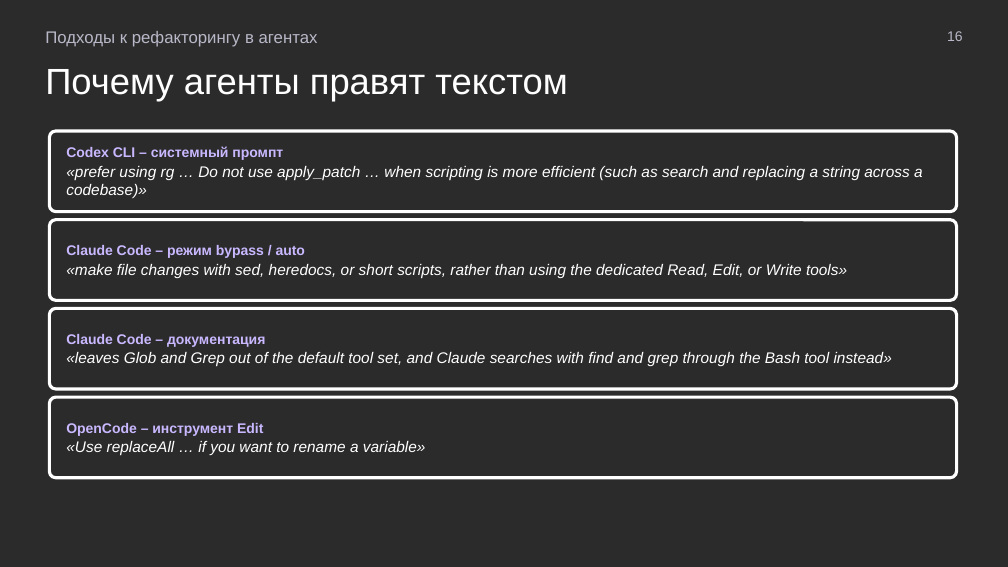
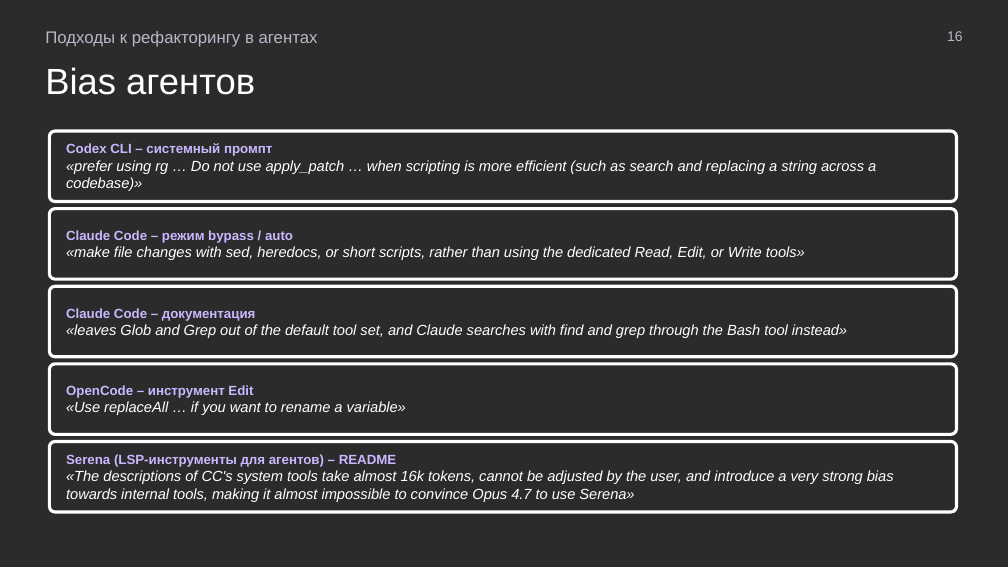
Before and after one commit to MchKosticyn/ide-refactoring-in-ai-agents, a slide deck: slide 16 of Доклад_ Рефакторинг в ИИ-агентах.pptx. Drawn at 1008x567 pixels with LibreOffice and Linux fonts; fonts in the diff are those of the drawing; background and template pictures are left out; a plain dark background stands for a picture behind light text. Boxes give left, top, right and bottom in pixels: in the first picture for what was removed or moved away, otherwise in the second. Text is boxed around its words. In the diff, an @@ line names an element or a change of style, - is before the commit and + after.

Commit message:
Bias slides titles, Serena quote, human baseline metrics from PR timeline, single token figure, agent/model line under video, adopt manual layout of engine slide

```diff
--- a/Доклад_ Рефакторинг в ИИ-агентах.pptx
+++ b/Доклад_ Рефакторинг в ИИ-агентах.pptx
@@ text at (45, 67, 255, 95): text changed @@
-Почему агенты правят текстом
+Bias агентов
@@ rounded rectangle "Codex CLI – системный промпт": place and size @@
-rounded rectangle "Codex CLI – системный промпт" at (49, 131, 957, 212)
+rounded rectangle "Codex CLI – системный промпт" at (49, 131, 957, 202)
@@ rounded rectangle "Codex CLI – системный промпт" at (49, 131, 957, 202): size 10 to 9.5 pt in "Codex CLI – системный промпт"; size 11 to 10.5 pt in "«prefer using rg … Do not use ..."; less space between paragraphs @@
@@ rounded rectangle "Claude Code – режим bypass ...": place and size @@
-rounded rectangle "Claude Code – режим bypass ..." at (49, 220, 957, 300)
+rounded rectangle "Claude Code – режим bypass ..." at (49, 209, 957, 279)
@@ rounded rectangle "Claude Code – режим bypass ..." at (49, 209, 957, 279): size 10 to 9.5 pt in "Claude Code – режим bypass / auto"; size 11 to 10.5 pt in "«make file changes with sed, heredocs, or ..."; less space between paragraphs @@
@@ rounded rectangle "Claude Code – документация": place and size @@
-rounded rectangle "Claude Code – документация" at (49, 308, 957, 389)
+rounded rectangle "Claude Code – документация" at (49, 286, 957, 357)
@@ rounded rectangle "Claude Code – документация" at (49, 286, 957, 357): size 10 to 9.5 pt in "Claude Code – документация"; size 11 to 10.5 pt in "«leaves Glob and Grep out of the ..."; less space between paragraphs @@
@@ rounded rectangle "OpenCode – инструмент Edit": place and size @@
-rounded rectangle "OpenCode – инструмент Edit" at (49, 397, 957, 478)
+rounded rectangle "OpenCode – инструмент Edit" at (49, 364, 957, 434)
@@ rounded rectangle "OpenCode – инструмент Edit" at (49, 364, 957, 434): size 10 to 9.5 pt in "OpenCode – инструмент Edit"; size 11 to 10.5 pt in "«Use replaceAll … if you want to ..."; less space between paragraphs @@
@@ rounded rectangle added at (49, 442, 957, 512), outline #FFFFFF 2.25 pt, 10.5 pt, text #FFFFFF, italic @@
+Serena (LSP-инструменты для агентов) – README
+«The descriptions of CC's system tools take almost 16k tokens, cannot be adjusted by the user, and introduce a very strong bias towards internal tools, making it almost impossible to convince Opus 4.7 to use Serena»
```
Also in this commit, not shown: 8 other slides changed, 2 other files.
